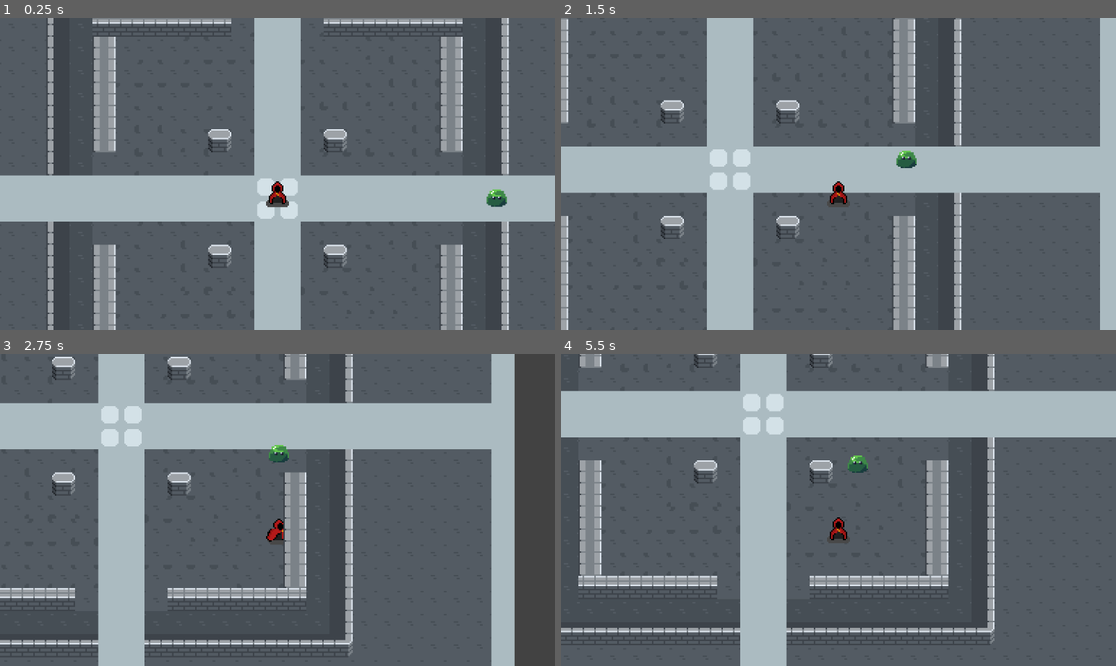
Above: before the commit, frames 1-4 (two rows, left to right).
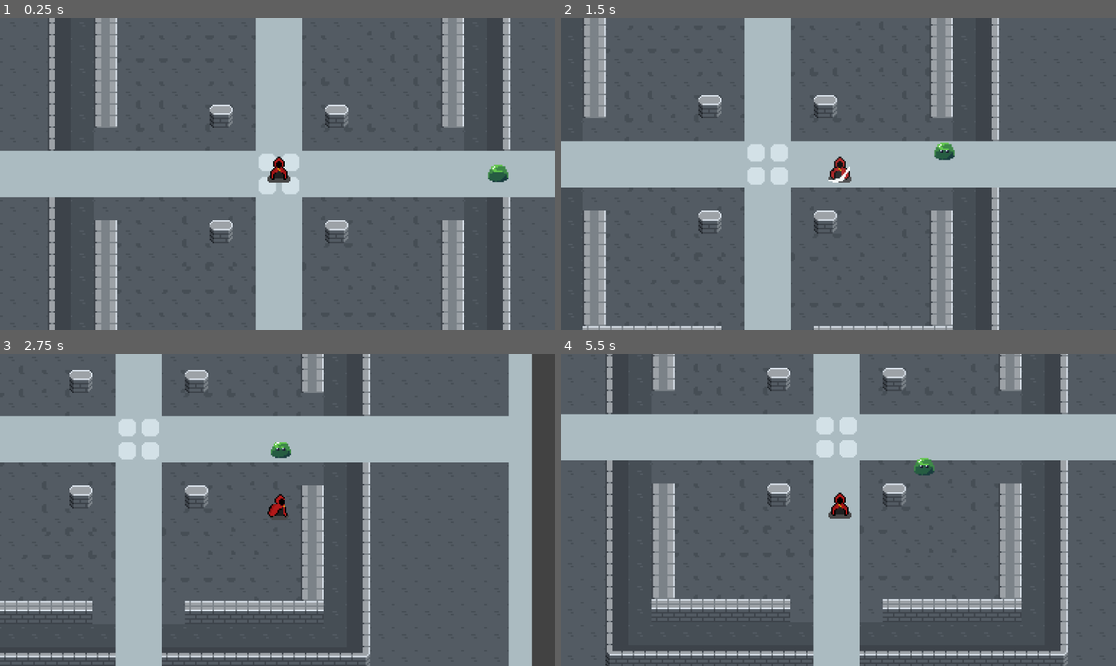
Above: after the commit, the same moments.

Repository: AmanSong/PixelGame
Game: Godot game, scene res://scenes/game.tscn
The game is run twice, just before and just after one commit, with the same random seed, the same clock (stepped at 60 frames per second) and the same inputs.
Inputs:
- Up to frame 1 (0.25 s): no input
- Up to frame 2 (1.5 s): hold D (Right) 0.53-1.28 s; tap Space (Slash, bound only after the commit) at 0.6, 1.35 s; hold S (Down) from 1.28 s (still down)
- Up to frame 3 (2.75 s): release S (Down) at 2.03 s; hold D (Right) from 2.03 s (still down); tap Space (Slash, bound only after the commit) at 2.1 s
- Up to frame 4 (5.5 s): release D (Right) at 2.78 s; hold W (Up) 2.78-3.53 s; tap Space (Slash, bound only after the commit) every 0.75 s from 2.85 to 5.1 s; hold A (Left) 3.53-5.03 s; hold S (Down) from 5.03 s (still down)

The runs differ from the first frame. In frame 1, 24% of the frame differs, in the area x 0-100%, y 0-100%; in frame 2, 35%; in frame 3, 33%; in frame 4, 49%.

Commit message:
better movement and attacks

Diff:
--- a/project.godot
+++ b/project.godot
@@ -14,6 +14,10 @@
 run/main_scene="uid://bs6kqyjpfmxug"
 config/features=PackedStringArray("4.4", "Forward Plus")
 config/icon="res://assets/icon.svg"
+
+[autoload]
+
+Signals="*res://scripts/Signals.gd"
 
 [input]
 
@@ -37,6 +41,11 @@
 "events": [Object(InputEventKey,"resource_local_to_scene":false,"resource_name":"","device":-1,"window_id":0,"alt_press …(192 unchanged characters)…
 ]
 }
+Slash={
+"deadzone": 0.2,
+"events": [Object(InputEventKey,"resource_local_to_scene":false,"resource_name":"","device":-1,"window_id":0,"alt_pressed":false,"shift_pressed":false,"ctrl_pressed":false,"meta_pressed":false,"pressed":false,"keycode":0,"physical_keycode":32,"key_label":0,"unicode":32,"location":0,"echo":false,"script":null)
+]
+}
 
 [rendering]
 
--- a/scenes/game.tscn
+++ b/scenes/game.tscn
@@ -14,3 +14,7 @@
 
 [node name="Player" parent="." instance=ExtResource("2_lnu2h")]
 position = Vector2(582, 338)
+
+[node name="Camera2D2" type="Camera2D" parent="Player"]
+position = Vector2(-1, 11)
+zoom = Vector2(3, 3)
--- a/scenes/player.tscn
+++ b/scenes/player.tscn
@@ -1,7 +1,68 @@
-[gd_scene load_steps=33 format=3 uid="uid://o48cu05yiwch"]
+[gd_scene load_steps=50 format=3 uid="uid://o48cu05yiwch"]
 
 [ext_resource type="Texture2D" uid="uid://dnxjmtbde2s0t" path="res://assets/sprites/PlayerIdle.png" id="1_3vyb7"]
 [ext_resource type="Script" uid="uid://fh2v422wn2op" path="res://scripts/player.gd" id="1_g2els"]
+[ext_resource type="Texture2D" uid="uid://du1qbkg87m8ev" path="res://assets/sprites/Player_Attacks.png" id="2_qhqgy"]
+
+[sub_resource type="AtlasTexture" id="AtlasTexture_wqfne"]
+atlas = ExtResource("2_qhqgy")
+region = Rect2(0, 0, 48, 48)
+
+[sub_resource type="AtlasTexture" id="AtlasTexture_wnwbv"]
+atlas = ExtResource("2_qhqgy")
+region = Rect2(48, 0, 48, 48)
+
+[sub_resource type="AtlasTexture" id="AtlasTexture_gl8cc"]
+atlas = ExtResource("2_qhqgy")
+region = Rect2(96, 0, 48, 48)
+
+[sub_resource type="AtlasTexture" id="AtlasTexture_487ah"]
+atlas = ExtResource("2_qhqgy")
+region = Rect2(144, 0, 48, 48)
+
+[sub_resource type="AtlasTexture" id="AtlasTexture_md1ol"]
+atlas = ExtResource("2_qhqgy")
+region = Rect2(0, 48, 48, 48)
+
+[sub_resource type="AtlasTexture" id="AtlasTexture_bj30b"]
+atlas = ExtResource("2_qhqgy")
+region = Rect2(48, 48, 48, 48)
+
+[sub_resource type="AtlasTexture" id="AtlasTexture_jc3p3"]
+atlas = ExtResource("2_qhqgy")
+region = Rect2(96, 48, 48, 48)
+
+[sub_resource type="AtlasTexture" id="AtlasTexture_hax0n"]
+atlas = ExtResource("2_qhqgy")
+region = Rect2(144, 48, 48, 48)
+
+[sub_resource type="AtlasTexture" id="AtlasTexture_t4otl"]
+atlas = ExtResource("2_qhqgy")
+region = Rect2(0, 96, 48, 48)
+
+[sub_resource type="AtlasTexture" id="AtlasTexture_j2b1d"]
+atlas = ExtResource("2_qhqgy")
+region = Rect2(48, 96, 48, 48)
+
+[sub_resource type="AtlasTexture" id="AtlasTexture_cs1tg"]
+atlas = ExtResource("2_qhqgy")
+region = Rect2(96, 96, 48, 48)
+
+[sub_resource type="AtlasTexture" id="AtlasTexture_2dvfe"]
+atlas = ExtResource("2_qhqgy")
+region = Rect2(144, 96, 48, 48)
+
+[sub_resource type="AtlasTexture" id="AtlasTexture_giy8y"]
+atlas = ExtResource("2_qhqgy")
+region = Rect2(0, 144, 48, 48)
+
+[sub_resource type="AtlasTexture" id="AtlasTexture_fdfoy"]
+atlas = ExtResource("2_qhqgy")
+region = Rect2(48, 144, 48, 48)
+
+[sub_resource type="AtlasTexture" id="AtlasTexture_hhpqf"]
+atlas = ExtResource("2_qhqgy")
+region = Rect2(96, 144, 48, 48)
 
 [sub_resource type="AtlasTexture" id="AtlasTexture_g2els"]
 atlas = ExtResource("1_3vyb7")
@@ -119,6 +180,66 @@
 animations = [{
 "frames": [{
 "duration": 1.0,
+"texture": SubResource("AtlasTexture_wqfne")
+}, {
+"duration": 1.0,
+"texture": SubResource("AtlasTexture_wnwbv")
+}, {
+"duration": 1.0,
+"texture": SubResource("AtlasTexture_gl8cc")
+}, {
+"duration": 1.0,
+"texture": SubResource("AtlasTexture_487ah")
+}, {
+"duration": 1.0,
+"texture": SubResource("AtlasTexture_md1ol")
+}],
+"loop": false,
+"name": &"Attack_Down",
+"speed": 20.0
+}, {
+"frames": [{
+"duration": 1.0,
+"texture": SubResource("AtlasTexture_bj30b")
+}, {
+"duration": 1.0,
+"texture": SubResource("AtlasTexture_jc3p3")
+}, {
+"duration": 1.0,
+"texture": SubResource("AtlasTexture_hax0n")
+}, {
+"duration": 1.0,
+"texture": SubResource("AtlasTexture_t4otl")
+}, {
+"duration": 1.0,
+"texture": SubResource("AtlasTexture_j2b1d")
+}],
+"loop": false,
+"name": &"Attack_Side",
+"speed": 20.0
+}, {
+"frames": [{
+"duration": 1.0,
+"texture": SubResource("AtlasTexture_cs1tg")
+}, {
+"duration": 1.0,
+"texture": SubResource("AtlasTexture_2dvfe")
+}, {
+"duration": 1.0,
+"texture": SubResource("AtlasTexture_giy8y")
+}, {
+"duration": 1.0,
+"texture": SubResource("AtlasTexture_fdfoy")
+}, {
+"duration": 1.0,
+"texture": SubResource("AtlasTexture_hhpqf")
+}],
+"loop": false,
+"name": &"Attack_Up",
+"speed": 20.0
+}, {
+"frames": [{
+"duration": 1.0,
 "texture": SubResource("AtlasTexture_g2els")
 }, {
 "duration": 1.0,
@@ -244,6 +365,8 @@
 
 [sub_resource type="CircleShape2D" id="CircleShape2D_fjrip"]
 radius = 4.0
+
+[sub_resource type="CircleShape2D" id="CircleShape2D_g2els"]
 
 [node name="Player" type="CharacterBody2D"]
 y_sort_enabled = true
@@ -254,15 +377,21 @@
 [node name="AnimatedSprite2D" type="AnimatedSprite2D" parent="."]
 position = Vector2(0, 9)
 sprite_frames = SubResource("SpriteFrames_tuyoq")
-animation = &"Move_Up"
+animation = &"Attack_Down"
 autoplay = "Front_Idle"
-frame_progress = 0.170489
 
 [node name="CollisionShape2D" type="CollisionShape2D" parent="."]
 y_sort_enabled = true
 position = Vector2(0, 10)
 shape = SubResource("CircleShape2D_fjrip")
 
-[node name="Camera2D" type="Camera2D" parent="."]
-position = Vector2(0, -6)
-zoom = Vector2(3, 3)
+[node name="Player_HitBox" type="Area2D" parent="."]
+position = Vector2(0, 10)
+
+[node name="CollisionShape2D2" type="CollisionShape2D" parent="Player_HitBox"]
+position = Vector2(0, -2)
+shape = SubResource("CircleShape2D_g2els")
+
+[connection signal="animation_finished" from="AnimatedSprite2D" to="." method="animation_finished"]
+[connection signal="body_entered" from="Player_HitBox" to="." method="_on_player_hitbox_body_entered"]
+[connection signal="body_exited" from="Player_HitBox" to="." method="_on_player_hitbox_body_exited"]
--- a/scenes/slime.gd
+++ b/scenes/slime.gd
@@ -2,19 +2,32 @@
 
 var speed = 25
 var chase_player = false
+var attack = false
+var attack_cd = false
 var player = null
 
+var HEALTH = 50
+
+func _ready():
+	Signals.connect("player_attacks", damage_taken)
+
 func _physics_process(delta):
+	on_aggro(delta)
+	attack_player()
+
+func on_aggro(delta):
 	if chase_player:
 		if position.distance_to(player.position) > 10:
 
-			if (player.position.x > position.x):
-				$AnimatedSprite2D.flip_h=true
+			if((player.position.y + 15) > position.y):
+				$AnimatedSprite2D.play("Slime_Idle")
 			else:
-				$AnimatedSprite2D.flip_h=false
+				$AnimatedSprite2D.play("Move_Up")
 
 			position += (player.position - position).normalized() * speed * delta
 			move_and_slide()
+	else:
+		pass
 
 func _on_detect_area_body_entered(body):
 	player = body
@@ -23,3 +36,28 @@
 func _on_detect_area_body_exited(body):
 	player = null
 	chase_player = false
+
+# take damage from player
+func damage_taken(damage):
+	HEALTH -= damage
+	if(HEALTH <= 0):
+		self.queue_free()
+
+# if player enters slime hitbox, attack them
+func _on_hit_box_body_entered(body):
+	if body.name == "Player":
+		attack = true
+func _on_hit_box_body_exited(body):
+	if body.name == "Player":
+		attack = false
+
+# send signal to attack
+func attack_player():
+	if attack == true and attack_cd == false:
+		Signals.emit_signal("attack_player", 10)
+		attack_cd = true
+		$Attack_CD.start()
+
+# no longer on cd
+func _on_attack_cd_timeout():
+	attack_cd = false
--- a/scenes/slime.tscn
+++ b/scenes/slime.tscn
@@ -1,23 +1,7 @@
-[gd_scene load_steps=18 format=3 uid="uid://dfi6nxu64a2no"]
+[gd_scene load_steps=15 format=3 uid="uid://dfi6nxu64a2no"]
 
 [ext_resource type="Texture2D" uid="uid://chiq074wtnmcv" path="res://assets/sprites/GreenSlime.png" id="1_371uh"]
 [ext_resource type="Script" uid="uid://budml4ui2k3l" path="res://scenes/slime.gd" id="1_p2gj0"]
-
-[sub_resource type="AtlasTexture" id="AtlasTexture_371uh"]
-atlas = ExtResource("1_371uh")
-region = Rect2(0, 32, 32, 32)
-
-[sub_resource type="AtlasTexture" id="AtlasTexture_fd6lc"]
-atlas = ExtResource("1_371uh")
-region = Rect2(32, 32, 32, 32)
-
-[sub_resource type="AtlasTexture" id="AtlasTexture_gstla"]
-atlas = ExtResource("1_371uh")
-region = Rect2(64, 32, 32, 32)
-
-[sub_resource type="AtlasTexture" id="AtlasTexture_v5wyi"]
-atlas = ExtResource("1_371uh")
-region = Rect2(96, 32, 32, 32)
 
 [sub_resource type="AtlasTexture" id="AtlasTexture_0l8pv"]
 atlas = ExtResource("1_371uh")
@@ -55,23 +39,6 @@
 animations = [{
 "frames": [{
 "duration": 1.0,
-"texture": SubResource("AtlasTexture_371uh")
-}, {
-"duration": 1.0,
-"texture": SubResource("AtlasTexture_fd6lc")
-}, {
-"duration": 1.0,
-"texture": SubResource("AtlasTexture_gstla")
-}, {
-"duration": 1.0,
-"texture": SubResource("AtlasTexture_v5wyi")
-}],
-"loop": true,
-"name": &"Move",
-"speed": 5.0
-}, {
-"frames": [{
-"duration": 1.0,
 "texture": SubResource("AtlasTexture_0l8pv")
 }, {
 "duration": 1.0,
@@ -105,10 +72,13 @@
 "speed": 5.0
 }]
 
+[sub_resource type="CircleShape2D" id="CircleShape2D_p2gj0"]
+radius = 7.0
+
 [sub_resource type="CircleShape2D" id="CircleShape2D_371uh"]
 
-[sub_resource type="CircleShape2D" id="CircleShape2D_p2gj0"]
-radius = 7.0
+[sub_resource type="CircleShape2D" id="CircleShape2D_n6pvg"]
+radius = 11.0454
 
 [node name="Slime" type="CharacterBody2D"]
 script = ExtResource("1_p2gj0")
@@ -117,7 +87,9 @@
 sprite_frames = SubResource("SpriteFrames_fd6lc")
 animation = &"Slime_Idle"
 autoplay = "Slime_Idle"
-frame_progress = 0.119561
+
+[node name="CollisionShape2D" type="CollisionShape2D" parent="."]
+shape = SubResource("CircleShape2D_p2gj0")
 
 [node name="DetectArea" type="Area2D" parent="."]
 collision_layer = 3
@@ -127,8 +99,15 @@
 scale = Vector2(10, 10)
 shape = SubResource("CircleShape2D_371uh")
 
-[node name="HitBox" type="CollisionShape2D" parent="."]
-shape = SubResource("CircleShape2D_p2gj0")
+[node name="HitBox" type="Area2D" parent="."]
+
+[node name="CollisionShape2D" type="CollisionShape2D" parent="HitBox"]
+shape = SubResource("CircleShape2D_n6pvg")
+
+[node name="Attack_CD" type="Timer" parent="."]
 
 [connection signal="body_entered" from="DetectArea" to="." method="_on_detect_area_body_entered"]
 [connection signal="body_exited" from="DetectArea" to="." method="_on_detect_area_body_exited"]
+[connection signal="body_entered" from="HitBox" to="." method="_on_hit_box_body_entered"]
+[connection signal="body_exited" from="HitBox" to="." method="_on_hit_box_body_exited"]
+[connection signal="timeout" from="Attack_CD" to="." method="_on_attack_cd_timeout"]
--- a/scenes/world.tscn
+++ b/scenes/world.tscn
@@ -89,12 +89,12 @@
 4:1/0 = 0
 5:1/0 = 0
 0:2/0 = 0
-0:2/0/y_sort_origin = 5
+0:2/0/y_sort_origin = -10
 0:2/0/physics_layer_0/polygon_0/points = PackedVector2Array(-8, -8, 2.1583, -8, 1.97845, 8, -8, 8)
 1:2/0 = 0
 1:2/0/physics_layer_0/polygon_0/points = PackedVector2Array(-8, -8, 8, -8, 8, 8, -8, 8)
 2:2/0 = 0
-2:2/0/y_sort_origin = 5
+2:2/0/y_sort_origin = -10
 2:2/0/physics_layer_0/polygon_0/points = PackedVector2Array(-1.25901, -8, 8, -8, 8, 8, -1.61873, 8)
 3:2/0 = 0
 3:2/0/y_sort_origin = 5
--- /dev/null
+++ b/scripts/Signals.gd
@@ -0,0 +1,4 @@
+extends Node
+
+signal player_attacks(damage:int)
+signal attack_player(damage:int)
--- a/scripts/player.gd
+++ b/scripts/player.gd
@@ -1,61 +1,76 @@
 extends CharacterBody2D
 
-const SPEED = 100.0
-var direction = "none"
+var SPEED = 100
+var HEALTH = 100
+var is_attacking = false
+
+@onready var animation = $AnimatedSprite2D
+var direction = "Front_Idle"
+
+func _ready():
+	Signals.connect("attack_player", damage_taken)
+	animation.animation_finished.connect(_animation_finished)
 
 func _physics_process(delta):
-	player_movement(delta)
+	if Input.is_action_just_pressed("Slash"):
+		player_attacking()
+	elif is_attacking == false:
+		player_movement(delta)
+
+
+func player_attacking():
+	is_attacking = true
+
+	if direction == "Front_Idle":
+		animation.play("Attack_Down")
+
+	if direction == "Right_Idle":
+		animation.play("Attack_Side")
+
+	if direction == "Left_Idle":
+		$AnimatedSprite2D.flip_h = true
+		animation.play("Attack_Side")
+
+	if direction == "Back_Idle":
+		animation.play("Attack_Up")
 
 func player_movement(delta):
+	var input_direction = Input.get_vector("Left", "Right", "Up", "Down")
+	velocity = input_direction * SPEED
+	$AnimatedSprite2D.flip_h = false
+
+	if input_direction:
+		pass
+	else:
+		animation.play(direction)
+
 	if Input.is_action_pressed("Right"):
-		velocity.x = SPEED
-		velocity.y = 0
-		direction = "right"
-		play_animation(1)
-	elif Input.is_action_pressed("Left"):
-		velocity.x = -SPEED
-		velocity.y = 0
-		direction = "left"
-		play_animation(1)
-	elif Input.is_action_pressed("Up"):
-		velocity.x = 0
-		velocity.y = -SPEED
-		direction = "up"
-		play_animation(1)
-	elif Input.is_action_pressed("Down"):
-		velocity.x = 0
-		velocity.y = SPEED
-		direction = "down"
-		play_animation(1)
-	else:
-		play_animation(0)
-		velocity.x = 0
-		velocity.y = 0
+		animation.play("Move_Right")
+		direction = "Right_Idle"
 
+	if Input.is_action_pressed("Left"):
+		animation.play("Move_Left")
+		direction = "Left_Idle"
+
+	if Input.is_action_pressed("Up"):
+		animation.play("Move_Up")
+		direction = "Back_Idle"
+
+	if Input.is_action_pressed("Down"):
+		animation.play("Move_Down")
+		direction = "Front_Idle"
 
 	move_and_slide()
 
-func play_animation(movement):
-	var dir = direction
-	var animation = $AnimatedSprite2D
+func _animation_finished():
+	is_attacking = false
 
-	if dir == "right":
-		if movement == 1:
-			animation.play("Move_Right")
-		elif movement == 0:
-			animation.play("Right_Idle")
-	if dir == "left":
-		if movement == 1:
-			animation.play("Move_Left")
-		elif movement == 0:
-			animation.play("Left_Idle")
-	if dir == "up":
-		if movement == 1:
-			animation.play("Move_Up")
-		elif movement == 0:
-			animation.play("Back_Idle")
-	if dir == "down":
-		if movement == 1:
-			animation.play("Move_Down")
-		elif movement == 0:
-			animation.play("Front_Idle")
+# take damage from enemies
+func damage_taken(damage):
+	HEALTH -= damage
+
+func _on_player_hitbox_body_entered(body):
+	pass
+
+func _on_player_hitbox_body_exited(body):
+	pass
Binary file added: assets/sprites/Player_Attacks.png
Not shown, added: assets/sprites/Player_Attacks.png.import
Not shown, added: scripts/Signals.gd.uid
